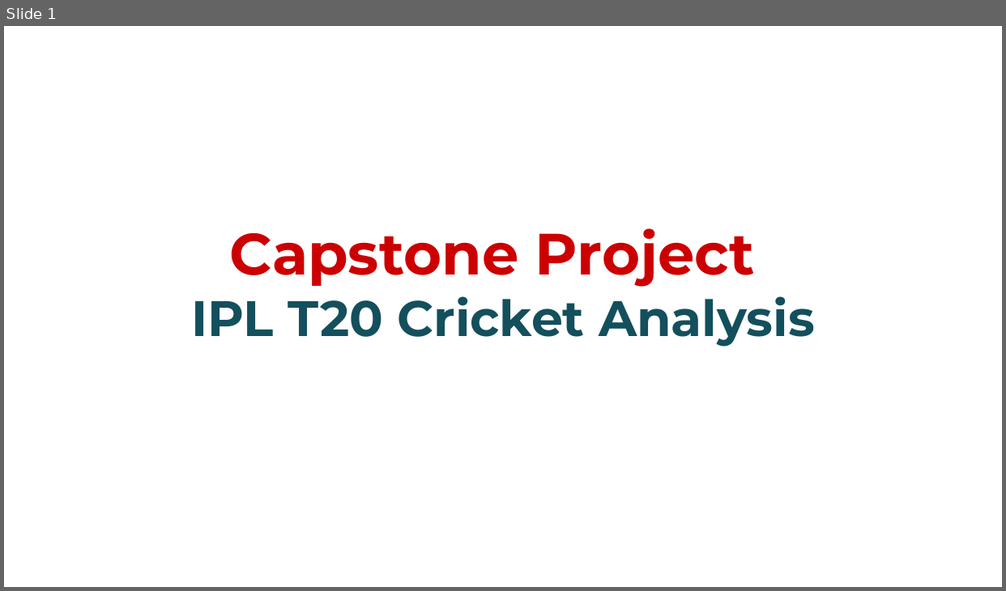
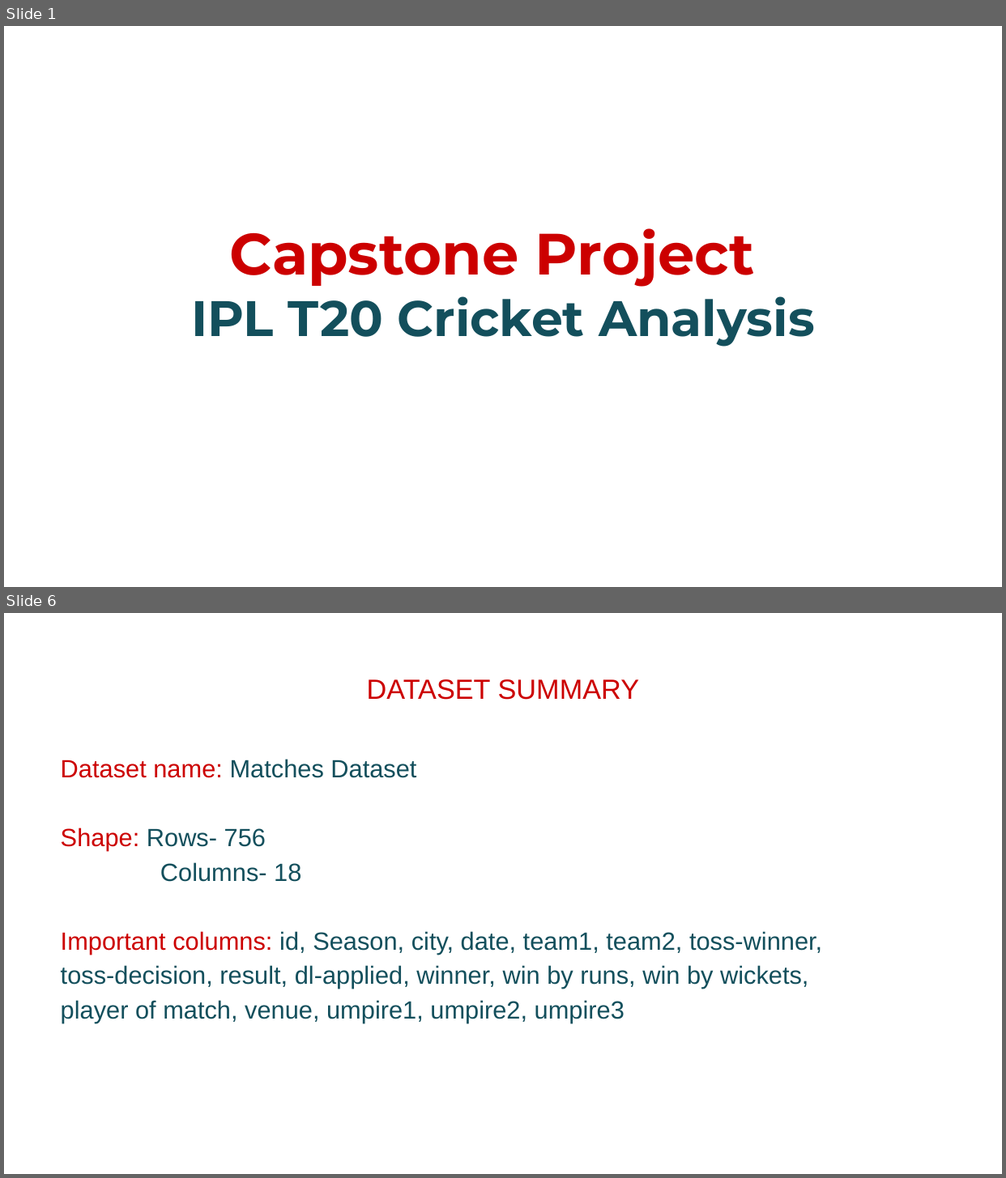
Before and after one commit to Pradip240/IPL-T20-Cricket-Analysis, a slide deck: CapstoneProjectPresentation.pptx. Shown one above the other, each under a label of ours: slide 1 before the commit, slides 1 and 6 after it; the slides between them are not shown. The pictures are 1006x591 and 1006x1178 pixels, drawn with LibreOffice and Linux fonts; fonts in the diff are those of the drawing; background and template pictures are left out. Boxes give left, top, right and bottom in pixels: in the first picture for what was removed or moved away, otherwise in the second. Text is boxed around its words. In the diff, an @@ line names an element or a change of style, - is before the commit and + after.

```diff
--- a/CapstoneProjectPresentation.pptx
+++ b/CapstoneProjectPresentation.pptx
@@ slide 6 added at box(4, 613, 1002, 1174), background #FFFFFF @@
@@ title added at box(367, 679, 640, 700), 20 pt, text #CC0000 @@
+DATASET SUMMARY
@@ text added at box(61, 759, 822, 1023), 18 pt, text #134F5C @@
+Dataset name: Matches Dataset
+Shape: Rows- 756
+Columns- 18
+Important columns: id, Season, city, date, team1, team2, toss-winner, toss-decision, result, dl-applied, winner, win by runs, win by wickets, player of match, venue, umpire1, umpire2, umpire3
```
Also in this commit, not shown: 3 slides changed, 6 other slides added.
